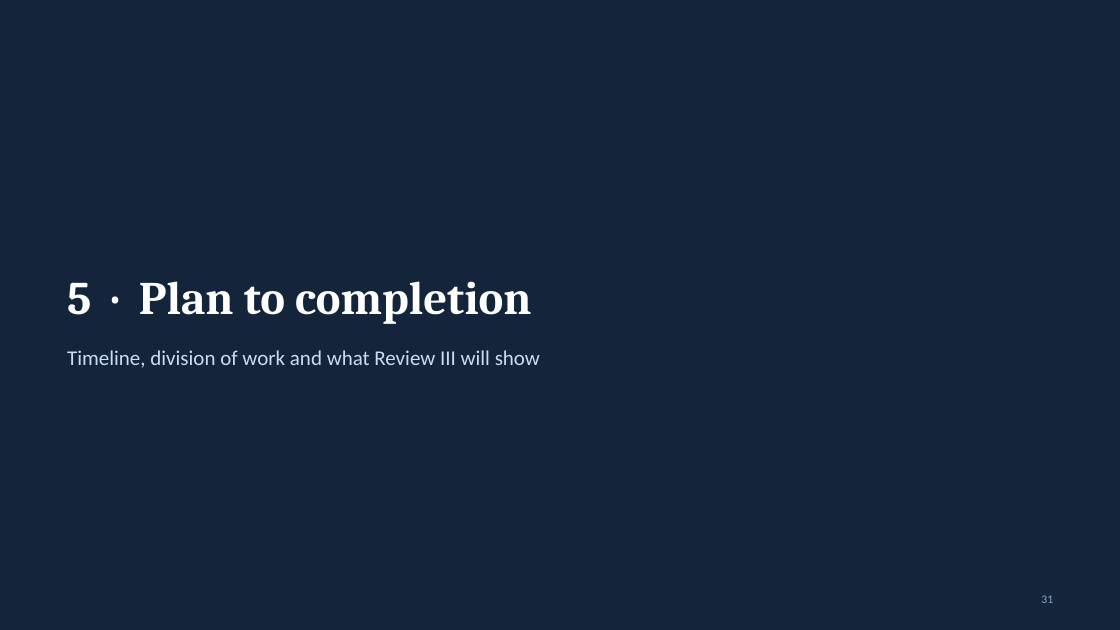
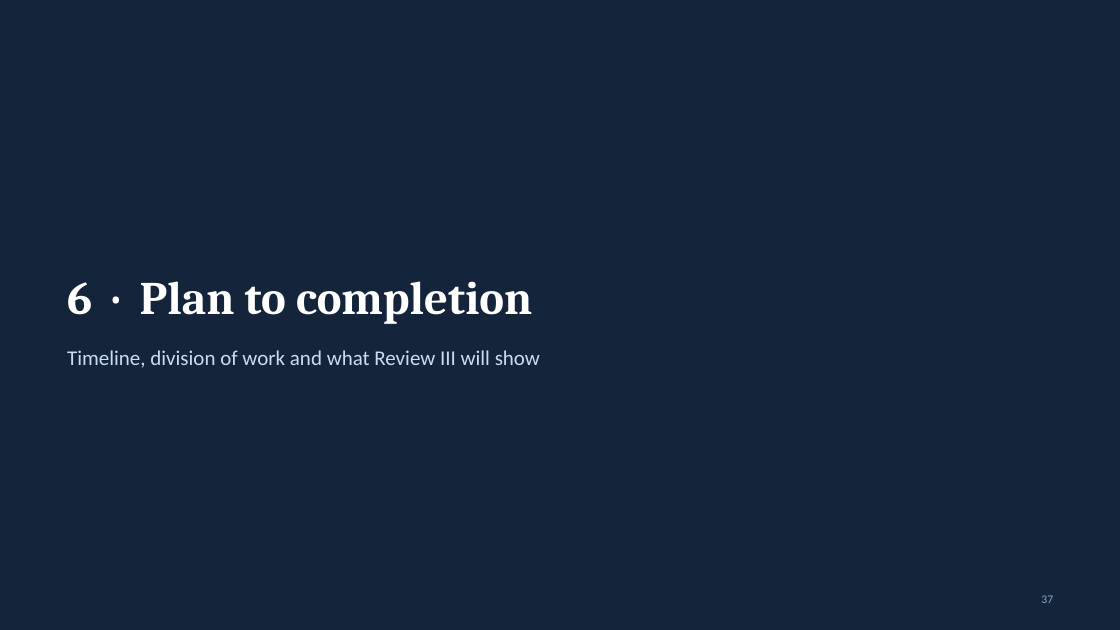
Before and after one commit to Ivxn404/semantic-decoding-tribe-inversion, a slide deck: slide 37 of deck/Review2_Sarkar_Choudhuri.pptx (slide 31 before the commit). Drawn at 1120x630 pixels with LibreOffice and Linux fonts; fonts in the diff are those of the drawing. Boxes give left, top, right and bottom in pixels: in the first picture for what was removed or moved away, otherwise in the second. Text is boxed around its words. In the diff, an @@ line names an element or a change of style, - is before the commit and + after.

```diff
--- a/deck/Review2_Sarkar_Choudhuri.pptx
+++ b/deck/Review2_Sarkar_Choudhuri.pptx
@@ title at [67, 281, 532, 324]: text changed @@
-5 · Plan to completion
+6 · Plan to completion
@@ page number at [1041, 595, 1053, 603]: text changed @@
-31
+37
```
Also in this commit, not shown: 2 other slides changed, 6 slides added, 3 other files.
